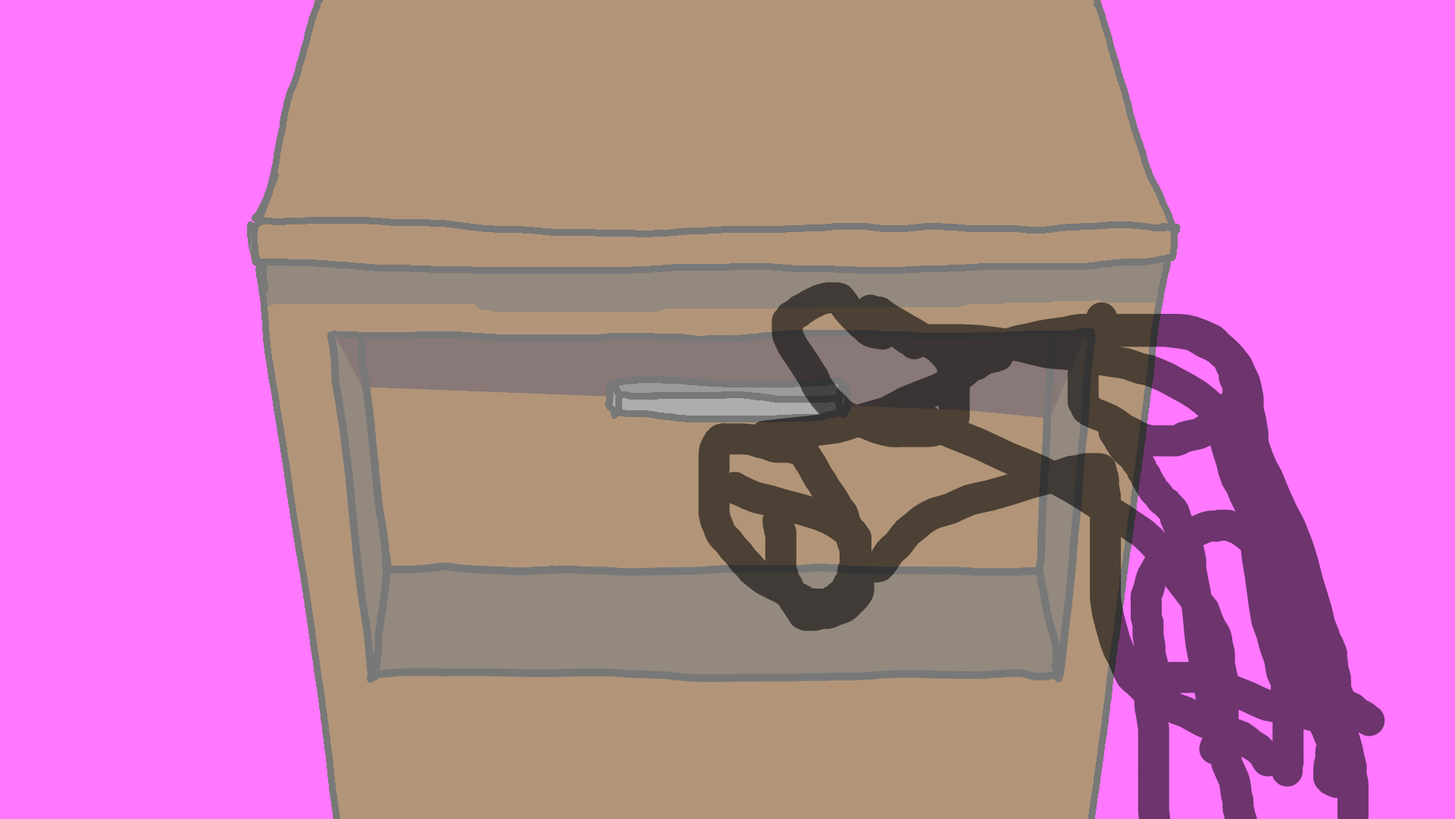
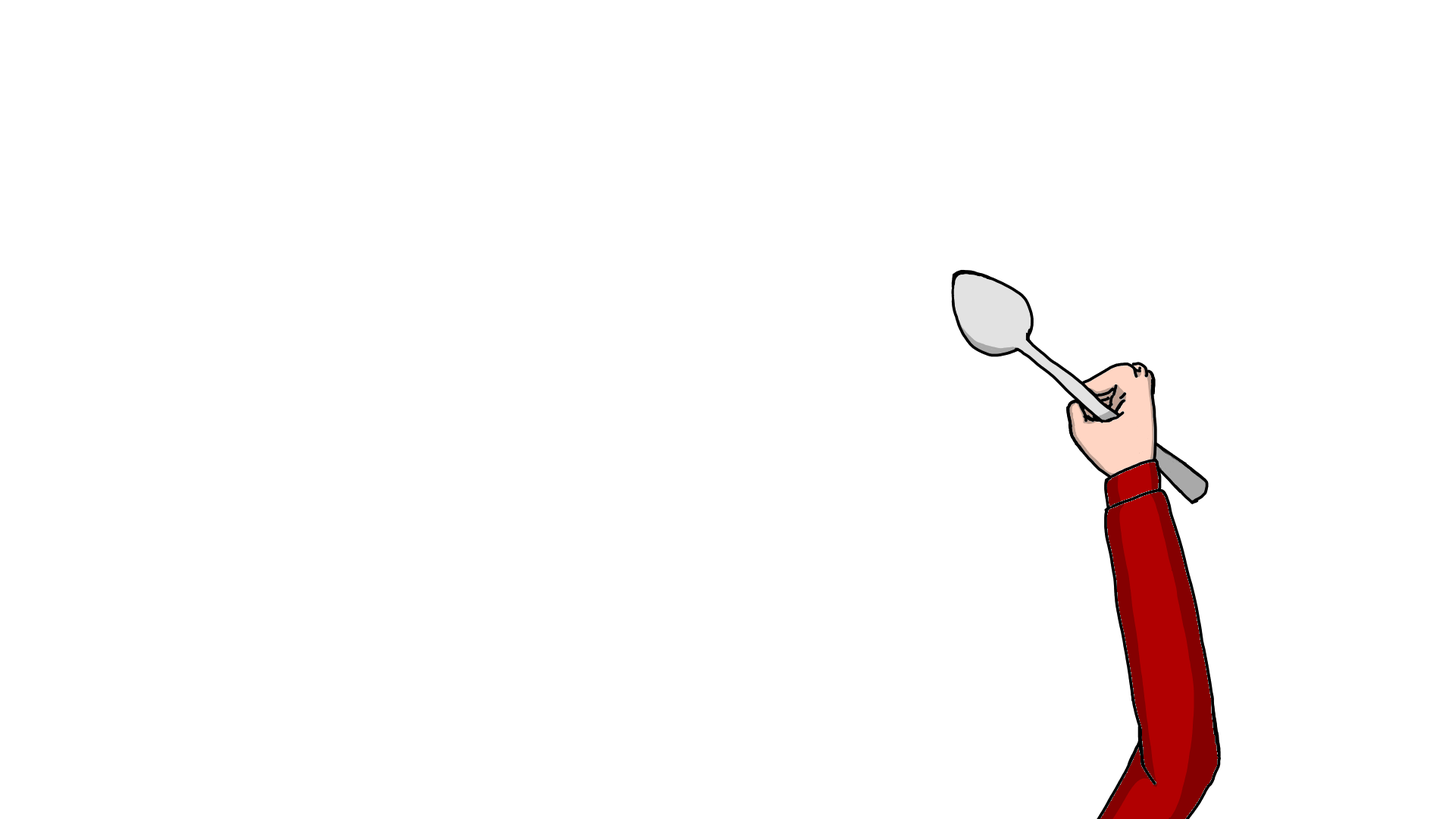
The second 1455×819 image is a revision of the first. Changes to its layers:
added layer "spoon 2" above "spoon sh 2" over left=921, top=242, right=1455, bottom=534
added layer "spoon sh 2" (25%) above "spoon color 2" over left=921, top=291, right=1213, bottom=534
added layer "spoon color 2" above "right sh 2" over left=921, top=242, right=1213, bottom=534
"right sh 2": opacity 100% → 25%, painted on it over left=1018, top=339, right=1262, bottom=819
hid "traces", painted on it over left=679, top=242, right=1407, bottom=819
painted on "right 2" over left=1018, top=339, right=1262, bottom=819
added layer "right color 2" above "hand 2" over left=1067, top=339, right=1262, bottom=819
hid "Background", painted on it over left=0, top=0, right=1455, bottom=819
